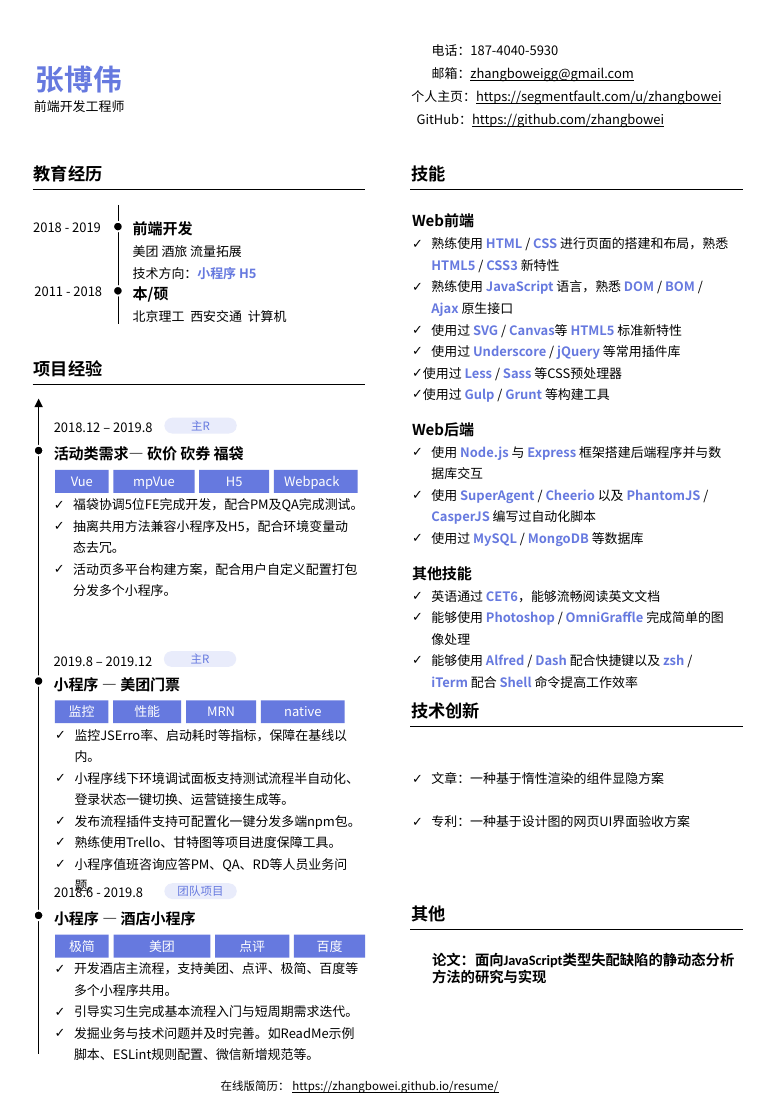
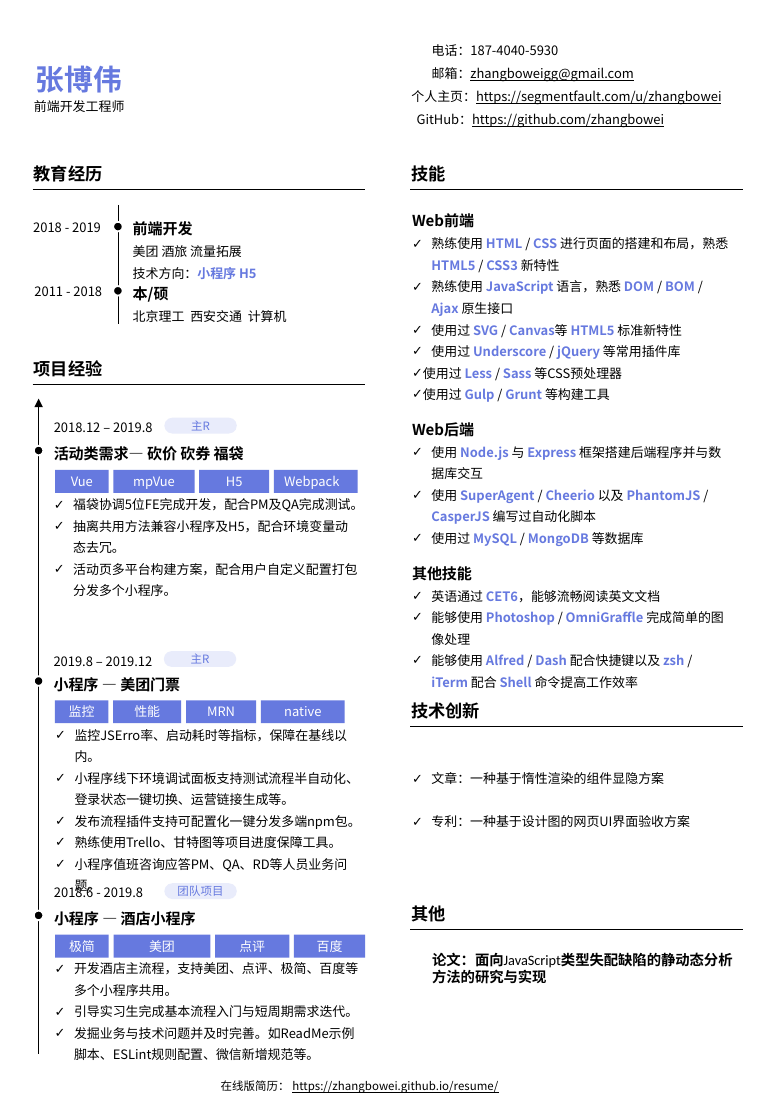
Before and after one commit to zhangbowei/resume, a slide deck: slide 1 of doc/resume.pptx. Drawn at 775x1120 pixels with LibreOffice and Linux fonts; fonts in the diff are those of the drawing. Boxes give left, top, right and bottom in pixels: in the first picture for what was removed or moved away, otherwise in the second. Text is boxed around its words. In the diff, an @@ line names an element or a change of style, - is before the commit and + after.

```diff
--- a/doc/resume.pptx
+++ b/doc/resume.pptx
@@ text at box(432, 952, 733, 970): bold off in "论文：面向JavaScript类型失配缺陷的静动态分析" @@
```
Also in this commit, not shown: 1 other file.
